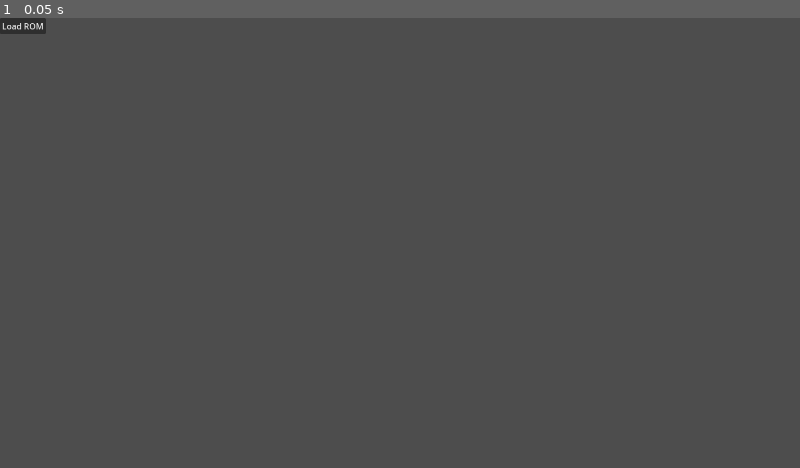
Above: before the commit, frame 1.
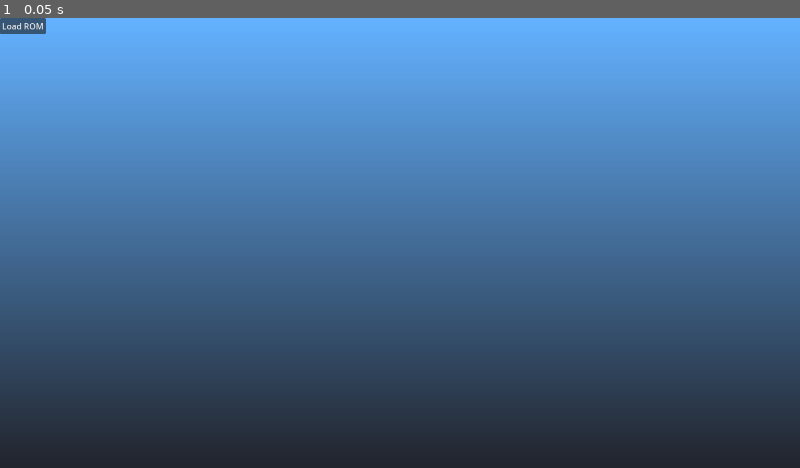
Above: after the commit, the same moment.

Repository: mrgudenheim/TacticsEngineG
Game: Godot game, scene res://src/map_viewer.tscn
The game is run twice, just before and just after one commit, with the same random seed, the same clock (stepped at 60 frames per second) and the same inputs.
Inputs:
- Up to frame 1 (0.05 s): no input

The runs differ from the first frame. In frame 1, 100% of the frame differs, in the area x 0-100%, y 0-100%.

Commit message:
implmented code to get terrain data added gradient background

Diff:
--- a/src/camera_control.gd
+++ b/src/camera_control.gd
@@ -4,12 +4,14 @@
 @export var camera: Camera3D
 
 signal zoom_changed
-signal offset_changed
 
 const PAN_SPEED: float = 0.1
 const ROTATE_SPEED: float = 5
+# https://ffhacktics.com/wiki/Camera
+const LOW_ANGLE: float = 26.54
+const HIGH_ANGLE: float = 39.37
 
-var zoom: float = 15:
+var zoom: float = 100:
 	get:
 		return zoom
 	set(value):
@@ -39,7 +41,6 @@
 	else:
 		var dir := Input.get_vector(&"camera_left", &"camera_right", &"camera_up", &"camera_down")
 		if dir != Vector2.ZERO:
-			push_warning(dir)
 			pan_camera(dir)
 
 
--- a/src/file_formats/map_data.gd
+++ b/src/file_formats/map_data.gd
@@ -28,6 +28,9 @@
 
 var texture_palettes: PackedColorArray = []
 var texture_color_indices: PackedInt32Array = []
+
+var map_width: int = 0 # width in tiles
+var map_length: int = 0 # length in tiles
 
 func create_map(mesh_bytes: PackedByteArray, texture_bytes: PackedByteArray = [], palette_id: int = 0) -> void:
 	set_mesh_data(mesh_bytes)
@@ -136,7 +139,11 @@
 
 
 func set_mesh_data(bytes: PackedByteArray) -> void:
-	var primary_mesh_data: PackedByteArray = bytes.slice(bytes.decode_u32(0x40), bytes.decode_u32(0x44))
+	var primary_mesh_data_start: int = bytes.decode_u32(0x40)
+	var texture_palettes_data_start: int = bytes.decode_u32(0x44)
+	var terrain_data_start: int = bytes.decode_u32(0x68)
+
+	var primary_mesh_data: PackedByteArray = bytes.slice(primary_mesh_data_start, texture_palettes_data_start)
 	num_text_tris = primary_mesh_data.decode_u16(0)
 	num_text_quads = primary_mesh_data.decode_u16(2)
 	num_black_tris = primary_mesh_data.decode_u16(4)
@@ -170,7 +177,6 @@
 	tris_uvs = get_uvs_all_palettes(primary_mesh_data.slice(tris_uvs_start, quads_uvs_start), num_text_tris, false)
 	quads_uvs = get_uvs_all_palettes(primary_mesh_data.slice(quads_uvs_start, quads_uvs_start + quad_uvs_data_length), num_text_quads, true)
 
-	var texture_palettes_data_start: int = bytes.decode_u32(0x44)
 	if texture_palettes_data_start == 0:
 		push_warning("No palette data found")
 		return
@@ -178,6 +184,10 @@
 	var texture_palettes_data_end: int = texture_palettes_data_start + 512
 	var texture_palettes_data: PackedByteArray = bytes.slice(texture_palettes_data_start, texture_palettes_data_end)
 	texture_palettes = get_texture_palettes(texture_palettes_data)
+
+	var terrain_data_length: int = 2 + (256 * 8 * 2)
+	var terrain_data_end: int = terrain_data_start + terrain_data_length
+	var terrain_data: PackedByteArray = bytes.slice(texture_palettes_data_start, texture_palettes_data_end)
 
 
 func get_vertices(vertex_bytes: PackedByteArray, num_vertices: int) -> PackedVector3Array:
@@ -444,3 +454,29 @@
 
 	var image: Image = get_texture_rgba8_image_all()
 	return ImageTexture.create_from_image(image)
+
+
+# https://ffhacktics.com/wiki/Maps/Mesh#Terrain
+func get_terrain(terrain_bytes: PackedByteArray) -> void:
+	map_width = terrain_bytes.decode_u8(0)
+	map_length = terrain_bytes.decode_u8(1)
+
+	var tile_data_length: int = 8
+	for z: int in map_length:
+		for x: int in map_width:
+			var tile_index: int = x + (z * map_width)
+			var tile_data_start: int = 2 + (tile_index * tile_data_length)
+			var tile_data: PackedByteArray = terrain_bytes.slice(tile_data_start, tile_data_start + tile_data_length)
+
+			var surface_type_id: int = tile_data.decode_u8(0) & 0b0011_1111 # right 6 bits are the surface type
+			var height: int = tile_data.decode_u8(2) # For sloped tiles, the height of the bottom of the slope
+			var depth: int = tile_data.decode_u8(3) >> 5 # left 3 bits are bepth
+			var slope_height: int = tile_data.decode_u8(3) & 0b1_1111 # right 5 bits are difference between the height at the top and the height at the bottom
+			var slope_type_id: int = tile_data.decode_u8(4)
+
+			var no_stand_select: int = tile_data.decode_u8(6) >> 7 # leftmost bit, Can Walk/Cursor through this tile but not stand on it or select it.
+			var shading: int = (tile_data.decode_u8(6) & 0b0000_1100) >> 2 # 2 bits, Terrain Tile Shading. 0 = Normal, 1 = Dark, 2 = Darker, 3 = Darkest
+			var no_walk: int = (tile_data.decode_u8(6) & 0b0000_0010) >> 1 #  	Can't walk on this tile
+			var no_cursor: int = tile_data.decode_u8(6) & 0b1 # rightmost bit, Can't move cursor to this tile
+
+			var default_camera_position_id: int = tile_data.decode_u8(7)
--- a/src/map_viewer.gd
+++ b/src/map_viewer.gd
@@ -16,8 +16,11 @@
 	var map_file_name: String = "MAP056.48"
 	var map_texture_file_name: String = "MAP056.47"
 
+	var start_time: int = Time.get_ticks_msec()
 	var map_mesh_data: PackedByteArray = rom_reader.get_file_data(map_file_name)
 	var map_texture_data: PackedByteArray = rom_reader.get_file_data(map_texture_file_name)
+
+	push_warning("Time to get file data (ms): " + str(Time.get_ticks_msec() - start_time))
 
 	var map_data: MapData = MapData.new()
 	map_data.create_map(map_mesh_data, map_texture_data, 0)
@@ -25,4 +28,5 @@
 	texture_viewer.texture = map_data.albedo_texture
 	map_mesh.mesh = map_data.mesh
 
+	push_warning("Time to create map (ms): " + str(Time.get_ticks_msec() - start_time))
 	push_warning("Map_created")
--- a/src/map_viewer.tscn
+++ b/src/map_viewer.tscn
@@ -1,37 +1,67 @@
-[gd_scene load_steps=4 format=3 uid="uid://card26cltbba1"]
+[gd_scene load_steps=7 format=3 uid="uid://card26cltbba1"]
 
 [ext_resource type="Script" path="res://src/map_viewer.gd" id="1_ojbyw"]
 [ext_resource type="PackedScene" uid="uid://26tg32417lfm" path="res://src/load_rom.tscn" id="2_4wnqg"]
 [ext_resource type="Script" path="res://src/camera_control.gd" id="3_dpuna"]
 
+[sub_resource type="Environment" id="Environment_njvnp"]
+background_mode = 3
+
+[sub_resource type="Gradient" id="Gradient_h7qnf"]
+colors = PackedColorArray(0.1332, 0.14724, 0.18, 1, 0.39, 0.695, 1, 1)
+
+[sub_resource type="GradientTexture2D" id="GradientTexture2D_1dnhu"]
+gradient = SubResource("Gradient_h7qnf")
+fill_from = Vector2(0.5, 1)
+fill_to = Vector2(0.5, 0)
+metadata/_snap_enabled = true
+
 [node name="MapViewer" type="Node3D" node_paths=PackedStringArray("load_rom", "texture_viewer", "map_mesh")]
 script = ExtResource("1_ojbyw")
 load_rom = NodePath("VBoxContainer/LoadRom")
-texture_viewer = NodePath("Texture")
+texture_viewer = NodePath("MapTexture")
 map_mesh = NodePath("Map")
 
+[node name="WorldEnvironment" type="WorldEnvironment" parent="."]
+environment = SubResource("Environment_njvnp")
+
+[node name="CanvasLayer" type="CanvasLayer" parent="."]
+layer = -3
+
+[node name="TextureRect" type="TextureRect" parent="CanvasLayer"]
+anchors_preset = 15
+anchor_right = 1.0
+anchor_bottom = 1.0
+grow_horizontal = 2
+grow_vertical = 2
+texture = SubResource("GradientTexture2D_1dnhu")
+
 [node name="VBoxContainer" type="VBoxContainer" parent="."]
-offset_right = 40.0
+offset_right = 88.0
 offset_bottom = 40.0
 
 [node name="LoadRom" parent="VBoxContainer" instance=ExtResource("2_4wnqg")]
 layout_mode = 2
 
-[node name="CameraParent" type="Node3D" parent="." node_paths=PackedStringArray("sprite", "camera")]
+[node name="CameraController" type="Node3D" parent="." node_paths=PackedStringArray("sprite", "camera")]
+transform = Transform3D(1, 0, 0, 0, 0.894934, 0.446198, 0, -0.446198, 0.894934, 0, 0, 0)
 script = ExtResource("3_dpuna")
-sprite = NodePath("../Texture")
+sprite = NodePath("../MapTexture")
 camera = NodePath("Camera3D")
 zoom_in_max = 0.5
 
-[node name="Camera3D" type="Camera3D" parent="CameraParent"]
-transform = Transform3D(1, 0, 0, 0, 0.707107, 0.707107, 0, -0.707107, 0.707107, 0, 100, 100)
+[node name="Camera3D" type="Camera3D" parent="CameraController"]
+transform = Transform3D(1, 0, 0, 0, 1, 0, 0, 0, 1, 0, 25, 200)
 projection = 1
-size = 15.0
+size = 100.0
 
-[node name="Texture" type="Sprite3D" parent="."]
+[node name="MapTexture" type="Sprite3D" parent="."]
 transform = Transform3D(1, 0, 0, 0, 0.707107, 0.707107, 0, -0.707107, 0.707107, -75, 0, 0)
+visible = false
 pixel_size = 0.05
 texture_filter = 0
 
 [node name="Map" type="MeshInstance3D" parent="."]
-transform = Transform3D(0.176777, -1.54543e-08, 0.176777, -2.18557e-08, -0.25, 0, 0.176777, -1.54543e-08, -0.176777, -50, -50, 0)
+transform = Transform3D(0.176777, -1.54543e-08, 0.176777, -2.18557e-08, -0.25, 0, 0.176777, -1.54543e-08, -0.176777, -50, 0, 0)
+
+[node name="DirectionalLight3D" type="DirectionalLight3D" parent="."]
